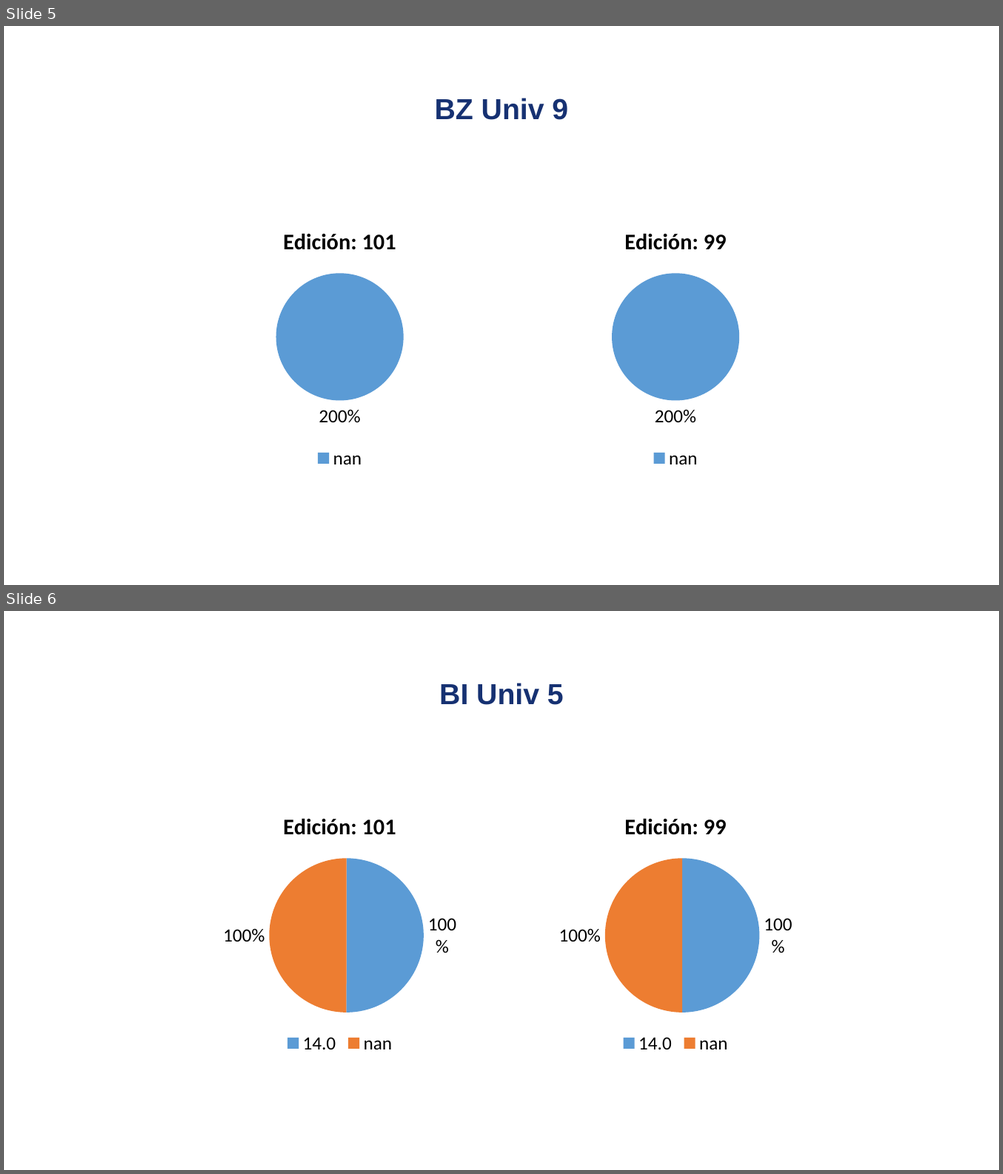
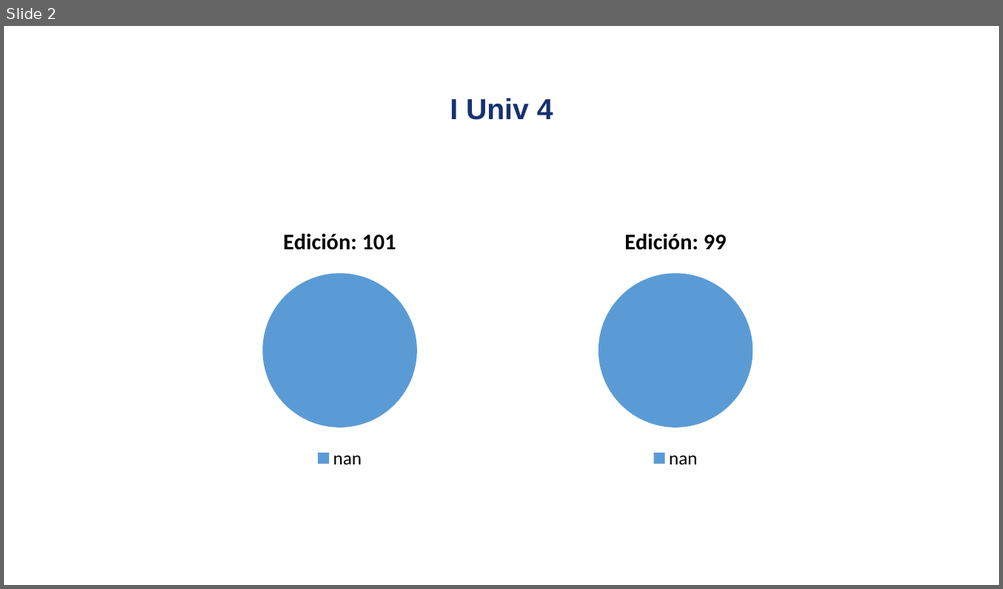
Before and after one commit to david-monroy/sistema-aid, a slide deck: sistemaaid/backend/ia/presentaciones/pruebapresentaciones.pptx. Shown one above the other, each under a label of ours: slides 5 and 6 before the commit, slide 2 after it. The pictures are 1003x1174 and 1003x589 pixels, drawn with LibreOffice and Linux fonts; fonts in the diff are those of the drawing. Boxes give left, top, right and bottom in pixels: in the first picture for what was removed or moved away, otherwise in the second. Text is boxed around its words. In the diff, an @@ line names an element or a change of style, - is before the commit and + after.

```diff
--- a/sistemaaid/backend/ia/presentaciones/pruebapresentaciones.pptx
+++ b/sistemaaid/backend/ia/presentaciones/pruebapresentaciones.pptx
@@ slide 6 removed at <box>4,611,999,1170</box>, background #FFFFFF @@
@@ title removed at <box>439,683,563,705</box> @@
-BI Univ 5
@@ pie chart removed at <box>190,797,489,1059</box> @@
-title "Edición: 101"
-categories: 14.0, nan
-Edición: 101: 1, 1
@@ pie chart removed at <box>526,797,825,1059</box> @@
-title "Edición: 99"
-categories: 14.0, nan
-Edición: 99: 1, 1
@@ what was slide 5 is now slide 2 @@
@@ slide 2 changed as well @@
@@ title at <box>449,98,553,120</box>: text changed @@
-BZ Univ 9
+I Univ 4
@@ pie chart at <box>190,212,489,474</box> @@
@@ Edición: 101, nan: 2 to 100 @@
@@ data labels of Edición: 101 removed @@
@@ pie chart at <box>526,212,825,474</box> @@
@@ Edición: 99, nan: 2 to 100 @@
@@ data labels of Edición: 99 removed @@
```
Also in this commit, not shown: 1 other slide changed, 4 other slides removed, 1 other file.
